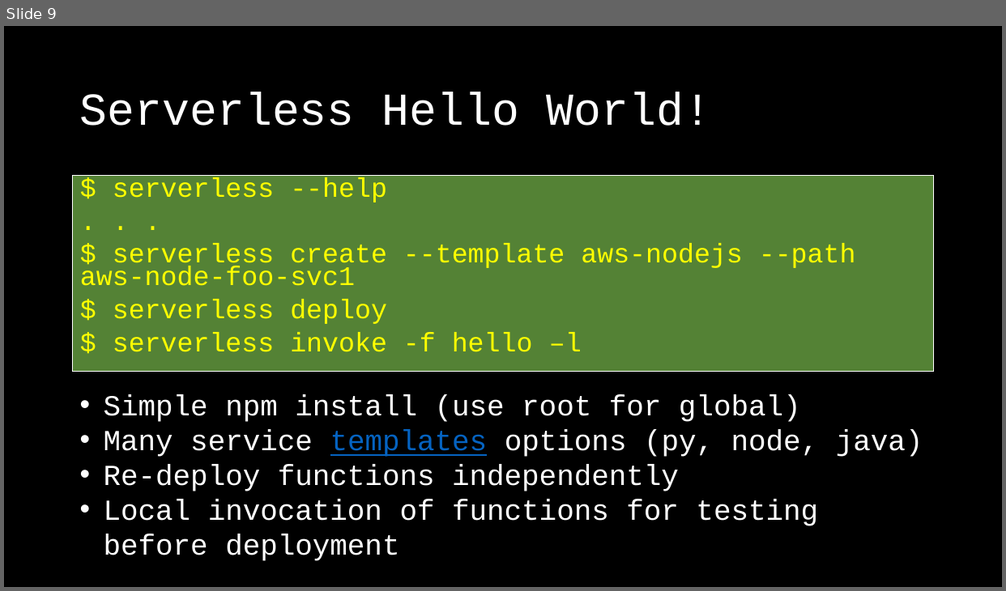
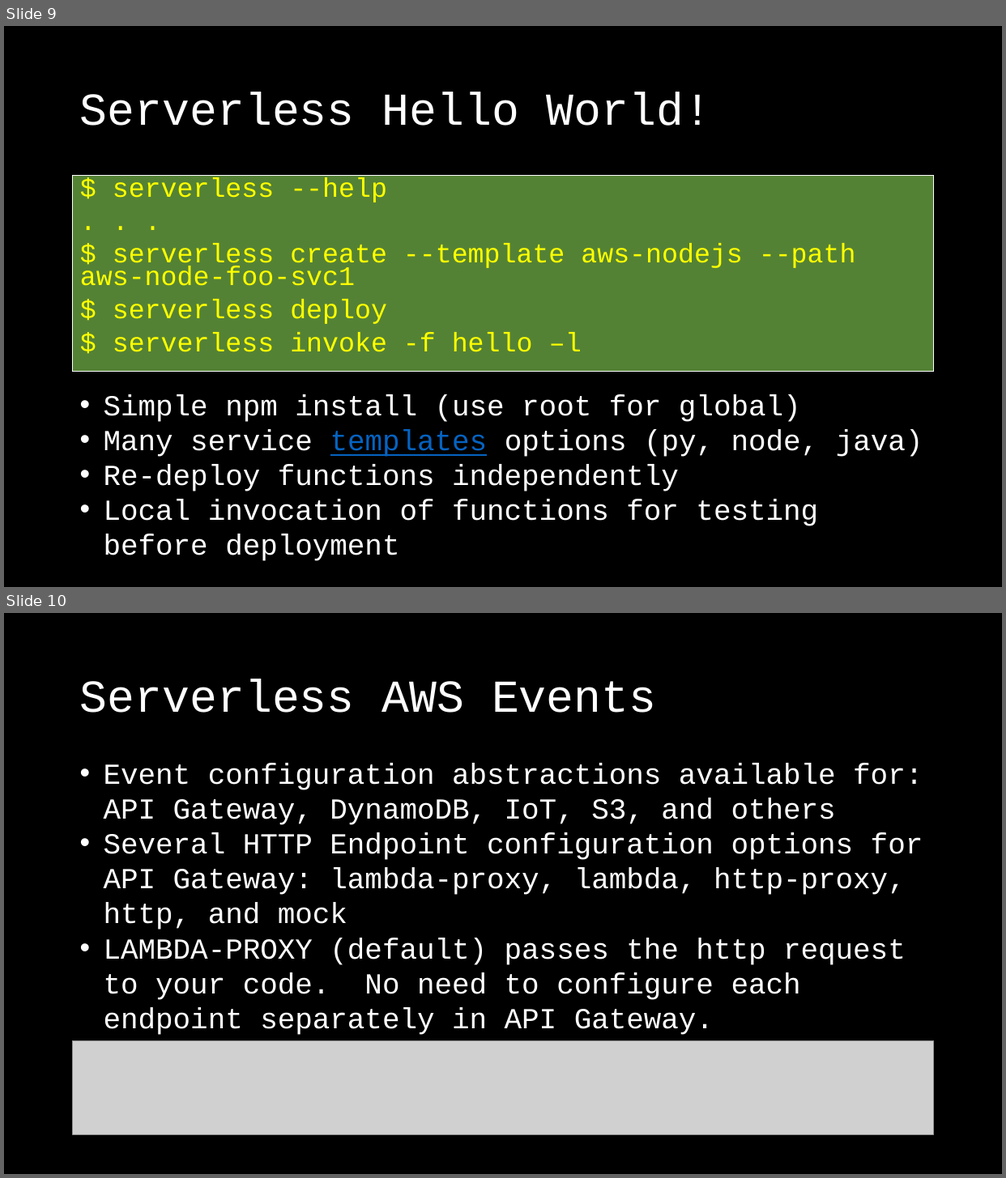
Before and after one commit to rsnestor/slac, a slide deck: doc/slac_slides.pptx. Shown one above the other, each under a label of ours: slide 9 before the commit, slides 9 and 10 after it. The pictures are 1006x591 and 1006x1178 pixels, drawn with LibreOffice and Linux fonts; fonts in the diff are those of the drawing; grey boxes stand for pictures. Boxes give left, top, right and bottom in pixels: in the first picture for what was removed or moved away, otherwise in the second. Text is boxed around its words. In the diff, an @@ line names an element or a change of style, - is before the commit and + after.

```diff
--- a/doc/slac_slides.pptx
+++ b/doc/slac_slides.pptx
@@ slide 10 added at box(4, 613, 1002, 1174), background #000000 @@
@@ title added at box(80, 679, 656, 713), 44 pt, text #FFFFFF @@
+Serverless AWS Events
@@ text added at box(104, 763, 923, 1035), 28 pt, text #FFFFFF @@
+• Event configuration abstractions available for: API Gateway, DynamoDB, IoT, S3, and others
+• Several HTTP Endpoint configuration options for API Gateway: lambda-proxy, lambda, http-proxy, http, and mock
+• LAMBDA-PROXY (default) passes the http request to your code. No need to configure each endpoint separately in API Gateway.
@@ picture added at box(73, 1041, 934, 1135) @@
```
Also in this commit, not shown: 2 other slides added, 1 other file.
